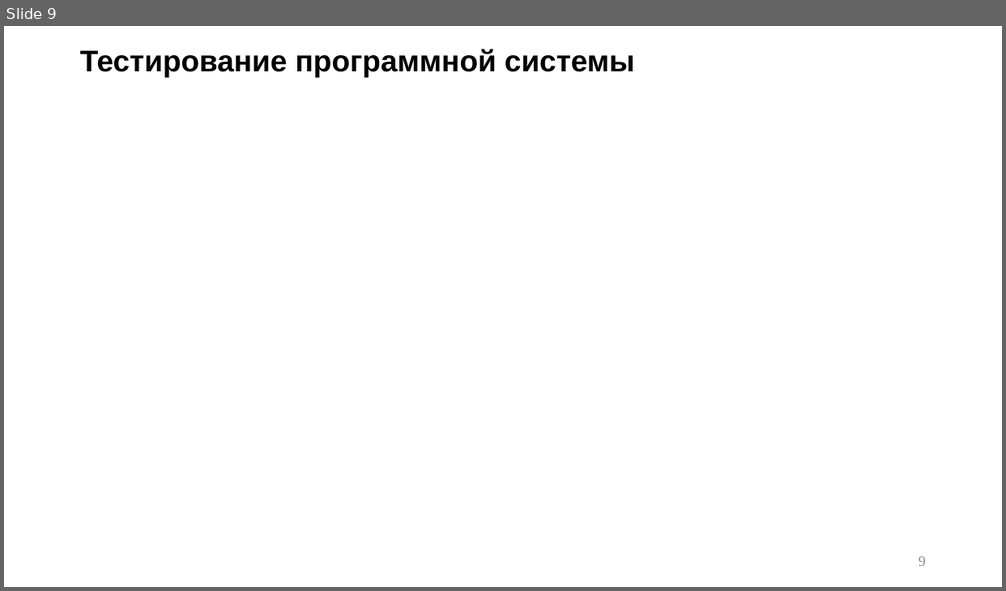
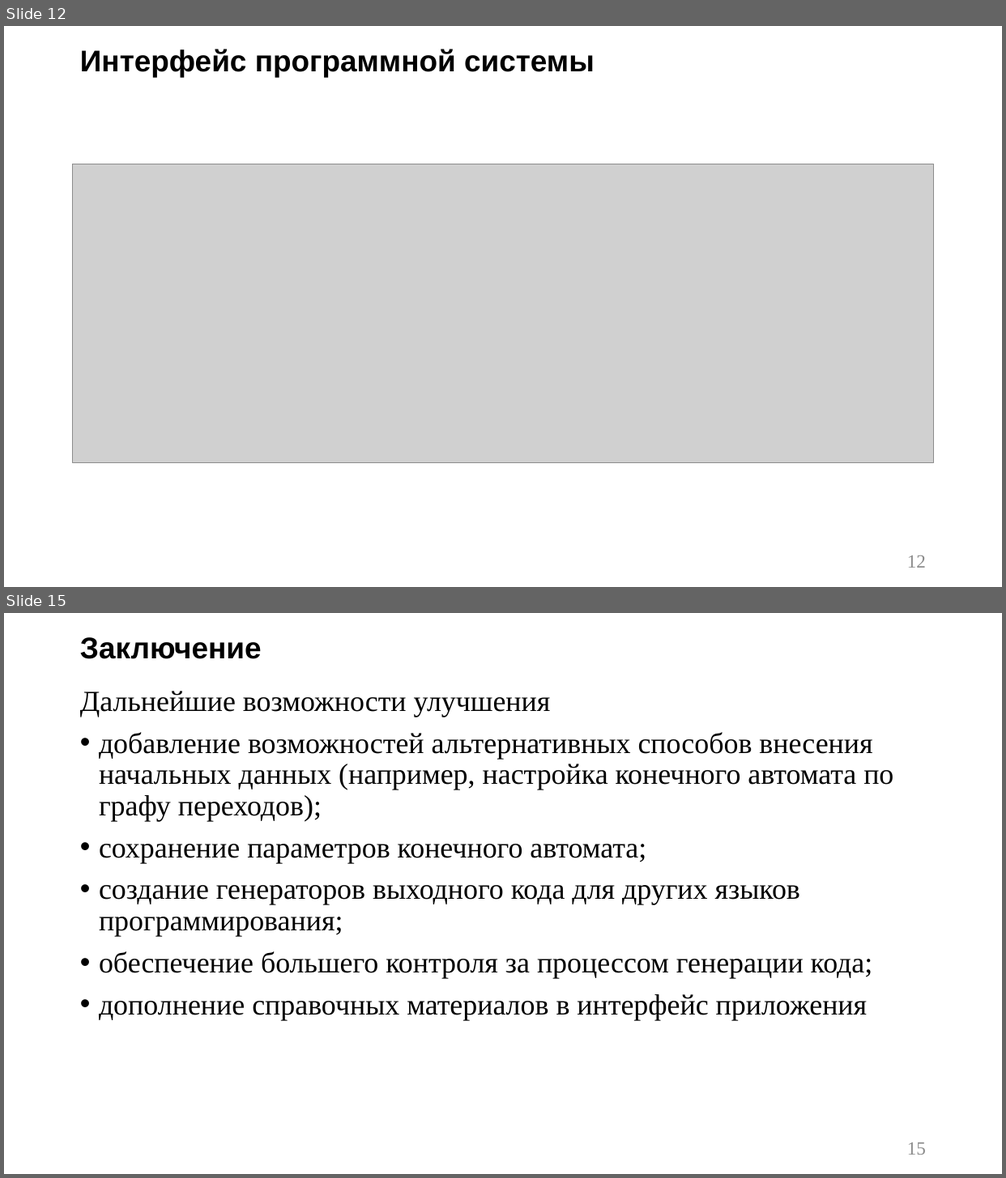
Before and after one commit to p6p62/RecognizerGenerator, a slide deck: Презентация на защиту.pptx. Shown one above the other, each under a label of ours: slide 9 before the commit, slides 12 and 15 after it; the slides between them are not shown. The pictures are 1006x591 and 1006x1178 pixels, drawn with LibreOffice and Linux fonts; fonts in the diff are those of the drawing; grey boxes stand for pictures. Boxes give left, top, right and bottom in pixels: in the first picture for what was removed or moved away, otherwise in the second. Text is boxed around its words. In the diff, an @@ line names an element or a change of style, - is before the commit and + after.

```diff
--- a/Презентация на защиту.pptx
+++ b/Презентация на защиту.pptx
@@ slide 15 added at (4, 613, 1002, 1174), background #FFFFFF @@
@@ title added at (80, 637, 262, 659), 28.8 pt, text #000000, bold @@
+Заключение
@@ text added at (80, 691, 893, 1020), 28 pt, text #000000 @@
+Дальнейшие возможности улучшения
+• добавление возможностей альтернативных способов внесения начальных данных (например, настройка конечного автомата по графу переходов);
+• сохранение параметров конечного автомата;
+• создание генераторов выходного кода для других языков программирования;
+• обеспечение большего контроля за процессом генерации кода;
+• дополнение справочных материалов в интерфейс приложения
@@ page number added at (907, 1143, 926, 1155), 18 pt, text #8C8C8C @@
+15
@@ what was slide 9 is now slide 12 @@
@@ slide 12 changed as well @@
@@ title at (80, 49, 594, 77): text changed @@
-Тестирование программной системы
+Интерфейс программной системы
@@ picture added at (73, 164, 934, 463) @@
@@ page number at (907, 556, 926, 568): text changed; size 14 to 18 pt @@
-9
+12
```
Also in this commit, not shown: 6 other slides changed, 6 other slides added, 2 slides removed.
